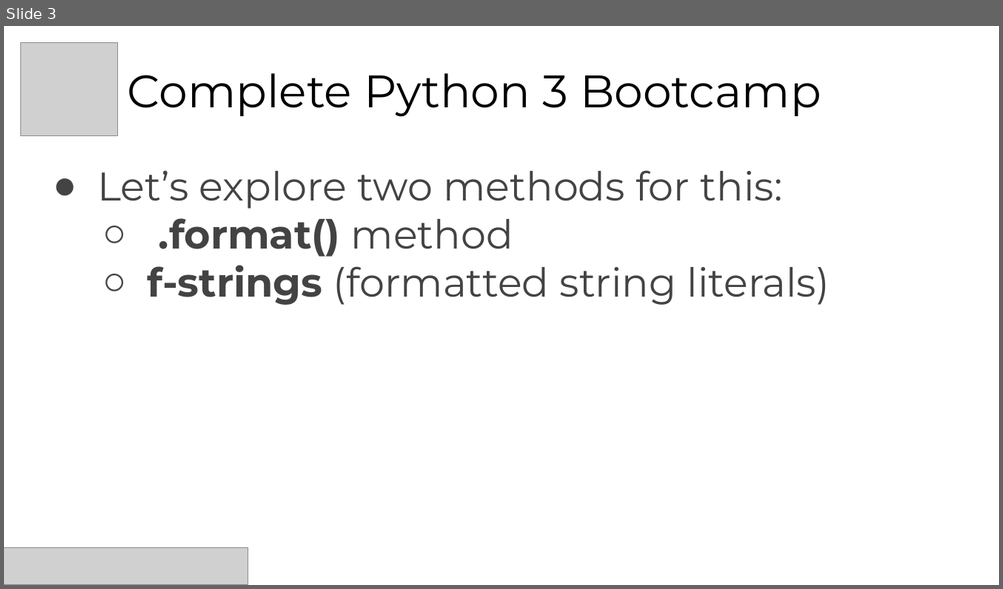
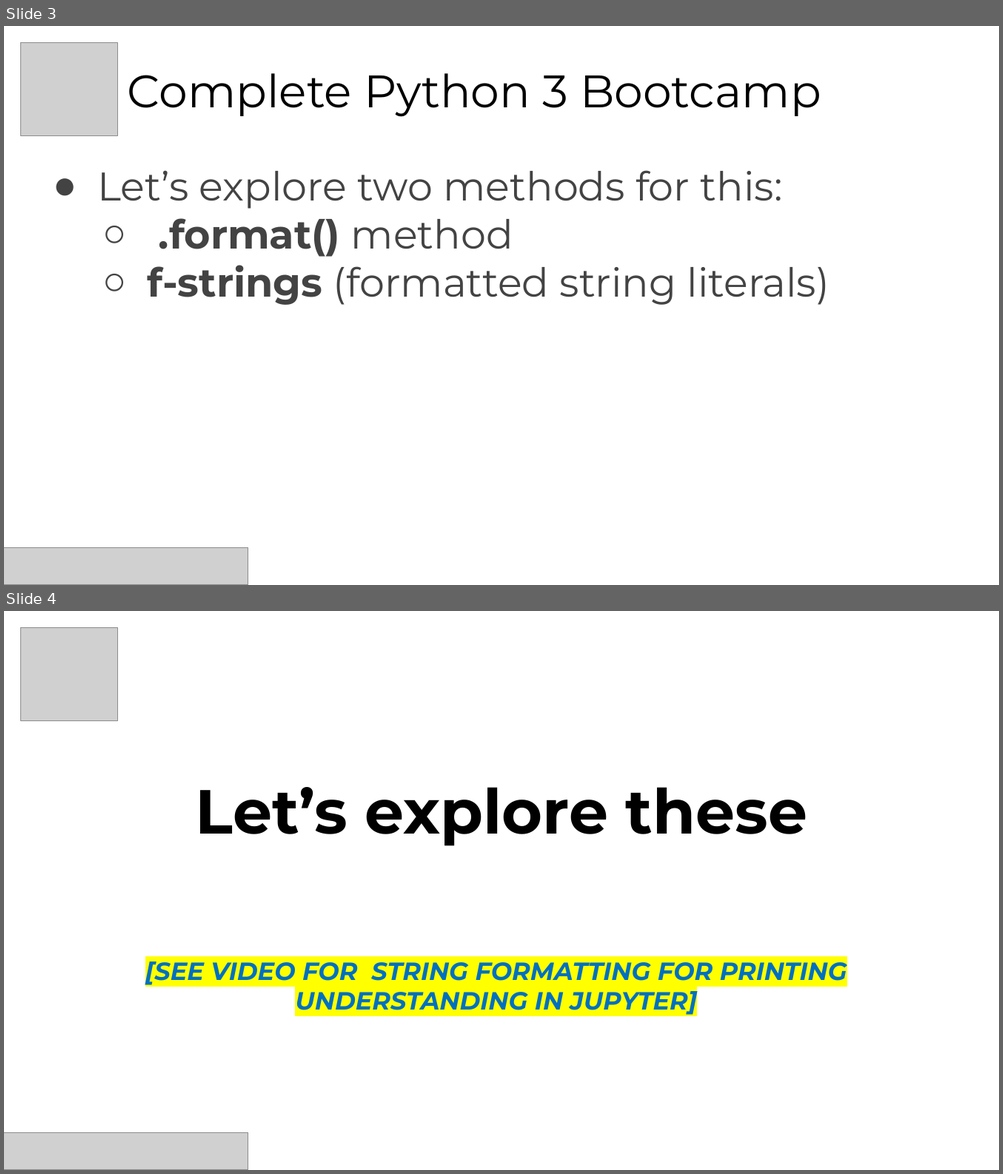
Before and after one commit to hpngithub/PythonBCProject, a slide deck: PythonBootCamp/SlideShow/Section03-PythonObjectandDataStructureBasics/19. PrintFormattingwithStrings.pptx. Shown one above the other, each under a label of ours: slide 3 before the commit, slides 3 and 4 after it. The pictures are 1003x589 and 1003x1174 pixels, drawn with LibreOffice and Linux fonts; fonts in the diff are those of the drawing; grey boxes stand for pictures. Boxes give left, top, right and bottom in pixels: in the first picture for what was removed or moved away, otherwise in the second. Text is boxed around its words. In the diff, an @@ line names an element or a change of style, - is before the commit and + after.

```diff
--- a/PythonBootCamp/SlideShow/Section03-PythonObjectandDataStructureBasics/19. PrintFormattingwithStrings.pptx
+++ b/PythonBootCamp/SlideShow/Section03-PythonObjectandDataStructureBasics/19. PrintFormattingwithStrings.pptx
@@ slide 4 added at box(4, 611, 999, 1170), background #FFFFFF @@
@@ picture added at box(20, 627, 117, 721) @@
@@ title added at box(196, 787, 807, 846), 60 pt, text #000000, bold @@
+Let’s explore these
@@ text added at box(145, 956, 847, 1017), 24 pt, text #0070C0, bold, italic @@
+[SEE VIDEO FOR STRING FORMATTING FOR PRINTING UNDERSTANDING IN JUPYTER]
@@ picture added at box(4, 1133, 248, 1170) @@
```
Also in this commit, not shown: 5 other files.
